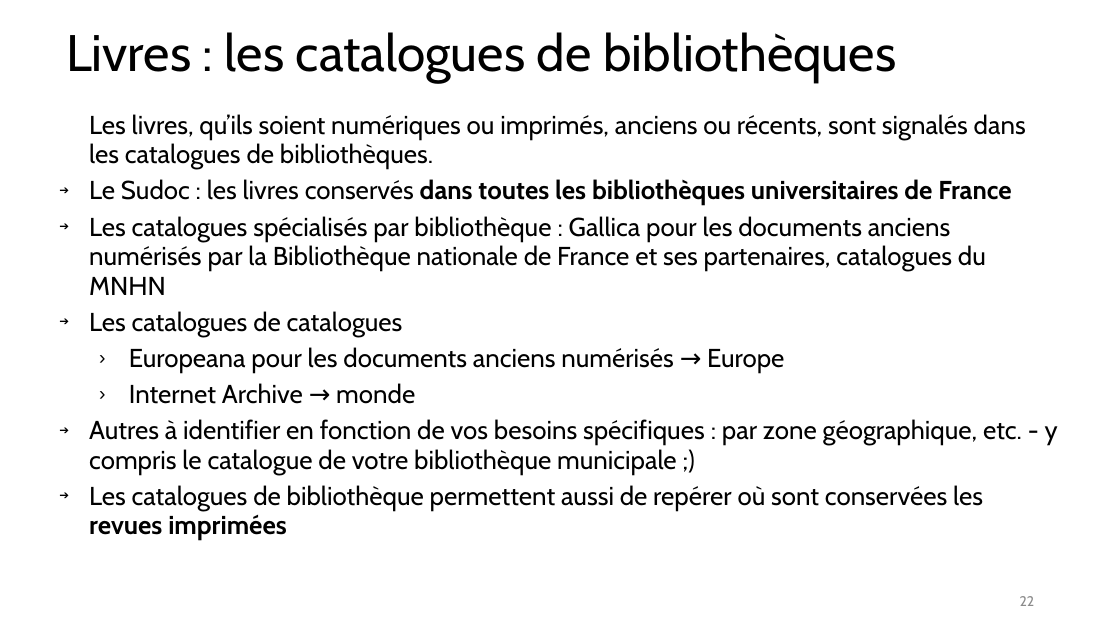
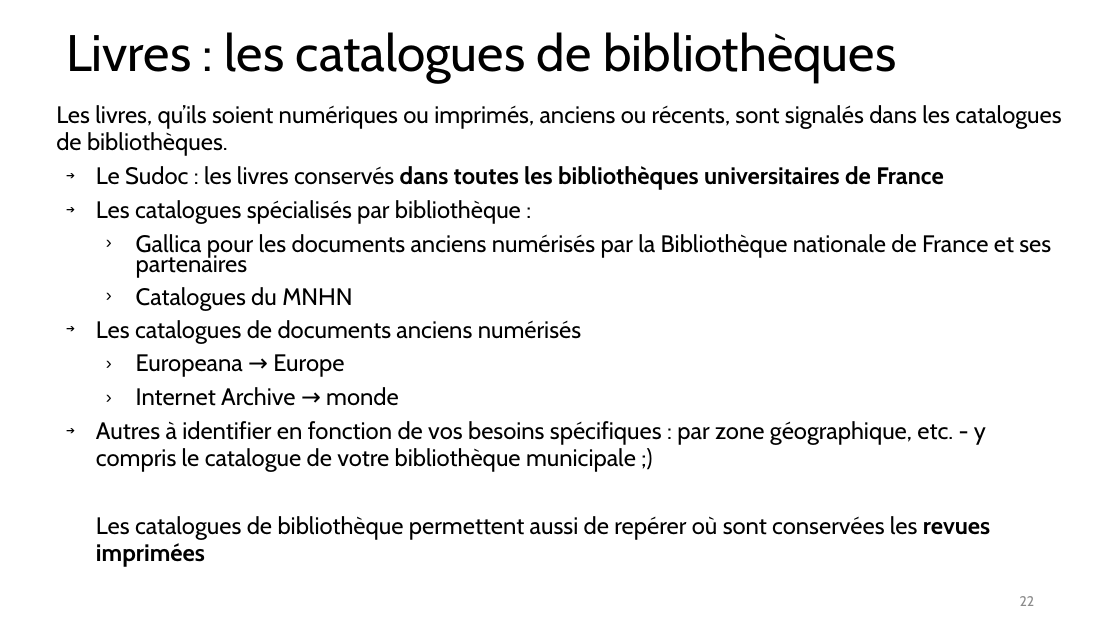
Before and after one commit to fflamerie/biblio_EDPP, a slide deck: slide 22 of doc_EDPP/EDPP_RechBiblio_FFlamerie.odp. Drawn at 1120x630 pixels with LibreOffice and Linux fonts; fonts in the diff are those of the drawing. Boxes give left, top, right and bottom in pixels: in the first picture for what was removed or moved away, otherwise in the second. Text is boxed around its words. In the diff, an @@ line names an element or a change of style, - is before the commit and + after.

```diff
--- a/doc_EDPP/EDPP_RechBiblio_FFlamerie.odp
+++ b/doc_EDPP/EDPP_RechBiblio_FFlamerie.odp
@@ text at (56,105,1061,567): size 22.2 to 20.4 pt in "Les livres, qu’ils soient numériques ou imprimés, ...", "Le Sudoc : les livres conservés dans ...", "Internet Archive → monde", "Autres à identifier en fonction de vos ..." and 1 more places; indent changed; bullet ➔ to none @@
@@ text "Les livres, qu’ils soient numériques ...": place and size @@
-text "Les livres, qu’ils soient numériques ..." at (89,114,1058,540)
+text "Les livres, qu’ils soient numériques ..." at (56,105,1061,567)
@@ text at (96,200,1051,377): text changed; size 22.2 to 20.4 pt @@
-➔ Les catalogues spécialisés par bibliothèque : Gallica pour les documents anciens numérisés par la Bibliothèque nationale de France et ses partenaires, catalogues du MNHN
-➔ Les catalogues de catalogues
-  › Europeana pour les documents anciens numérisés → Europe
+➔ Les catalogues spécialisés par bibliothèque :
+  › Gallica pour les documents anciens numérisés par la Bibliothèque nationale de France et ses partenaires
+  › Catalogues du MNHN
+➔ Les catalogues de documents anciens numérisés
+  › Europeana → Europe
```
Also in this commit, not shown: 6 other slides changed, 3 other files.
